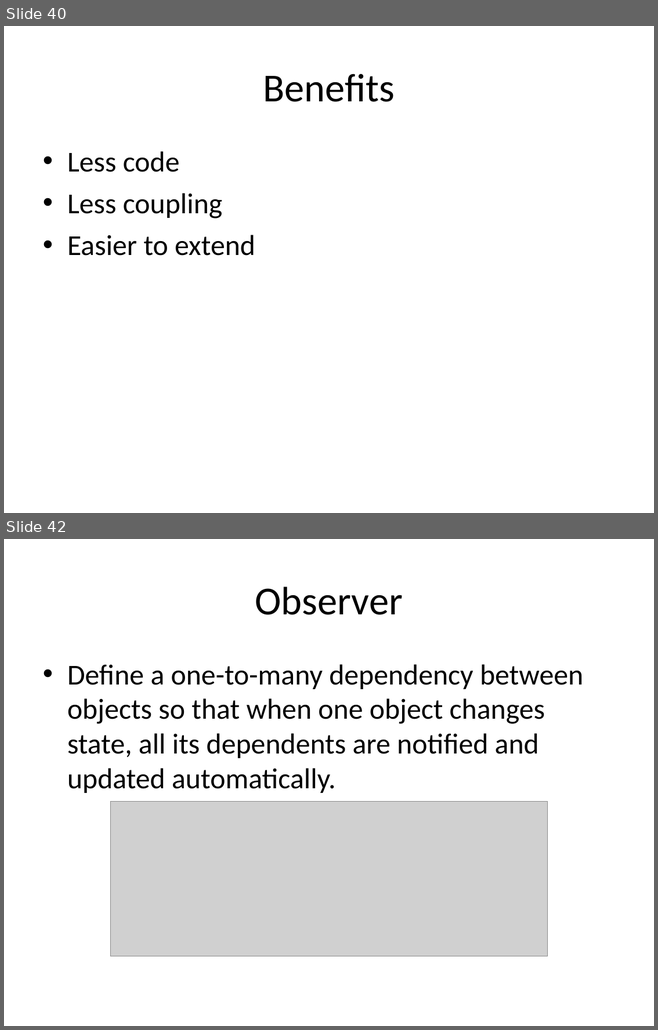
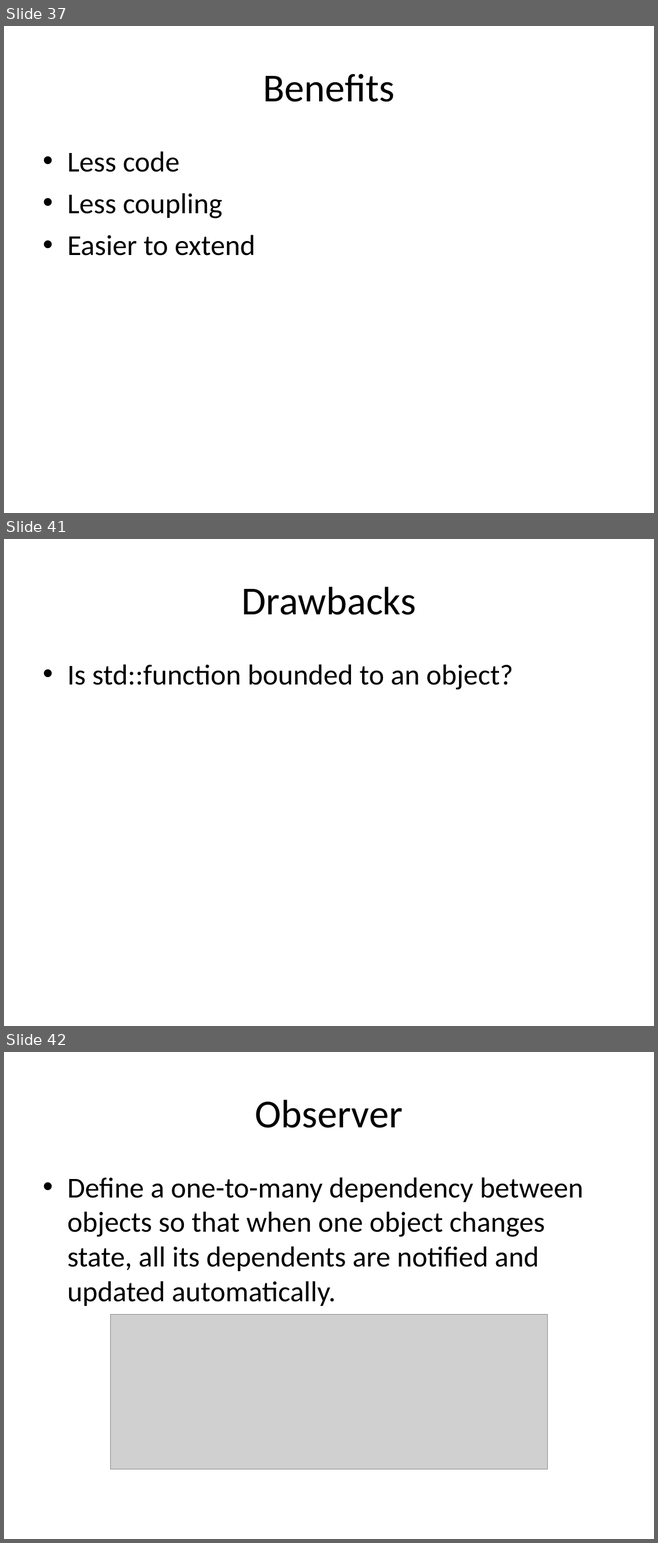
Before and after one commit to kamyu104/GofPatterns, a slide deck: Effective patterns.ppt. Shown one above the other, each under a label of ours: slides 40 and 42 before the commit, slides 37, 41 and 42 after it; the slides between them are not shown. The pictures are 658x1030 and 658x1543 pixels, drawn with LibreOffice and Linux fonts; fonts in the diff are those of the drawing; grey boxes stand for pictures. Boxes give left, top, right and bottom in pixels: in the first picture for what was removed or moved away, otherwise in the second. Text is boxed around its words. In the diff, an @@ line names an element or a change of style, - is before the commit and + after.

```diff
--- a/Effective patterns.ppt
+++ b/Effective patterns.ppt
@@ slide 41 added at (x1=4, y1=539, x2=654, y2=1026), background #FFFFFF @@
@@ title added at (x1=241, y1=587, x2=416, y2=615), 44 pt, text #000000 @@
+Drawbacks
@@ text added at (x1=67, y1=664, x2=513, y2=690), 32 pt, text #000000 @@
+• Is std::function bounded to an object?
@@ what was slide 40 is now slide 37 @@
```
Also in this commit, not shown: 3 slides changed, 6 other slides added, 3 slides removed, 2 other files.
